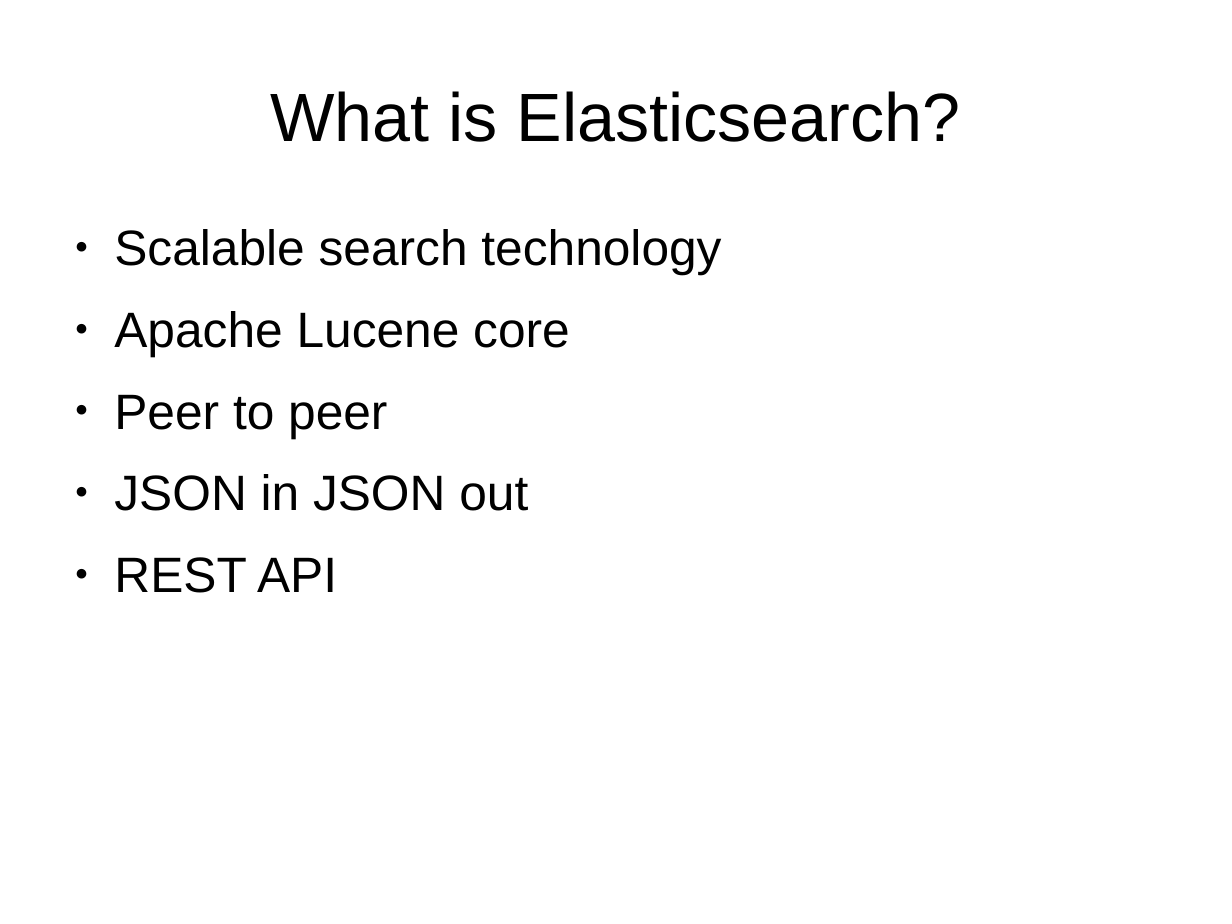
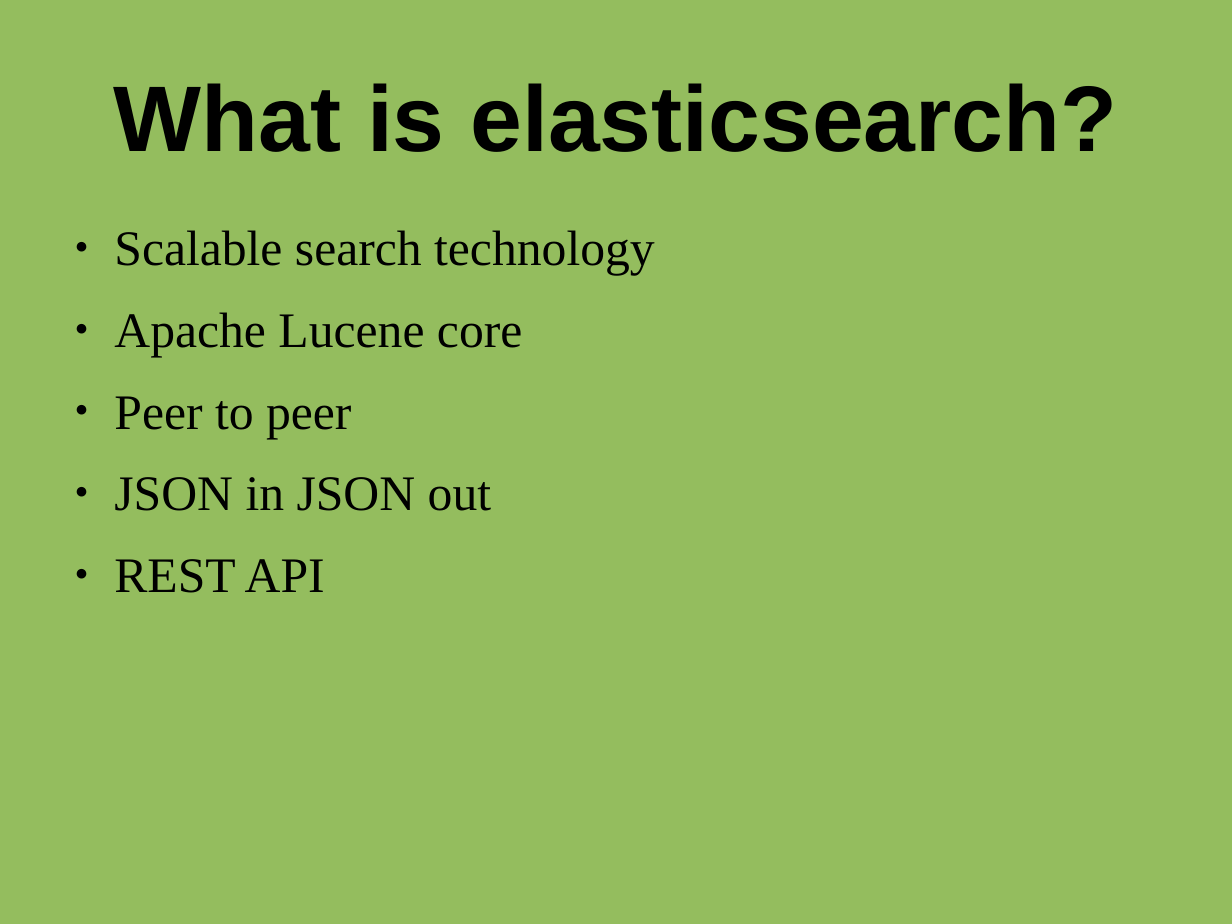
Before and after one commit to james1ewis/ElasticsearchForDBAs, a slide deck: slide 2 of Elasticsearch.odp. Drawn at 1232x924 pixels with LibreOffice and Linux fonts; fonts in the diff are those of the drawing. Boxes give left, top, right and bottom in pixels: in the first picture for what was removed or moved away, otherwise in the second. Text is boxed around its words. In the diff, an @@ line names an element or a change of style, - is before the commit and + after.

Commit message:
changed colour, added image, changed fonts

```diff
--- a/Elasticsearch.odp
+++ b/Elasticsearch.odp
@@ background #FFFFFF to #94BD5E @@
@@ title at <box>114,83,1117,152</box>: text changed; size 44 to 60 pt; bold on @@
-What is Elasticsearch?
+What is elasticsearch?
@@ text "Scalable search technology" at <box>114,230,655,593</box>: font Arial to Times New Roman @@
```
Also in this commit, not shown: 14 other slides changed, 1 slide added, 1 slide removed.
